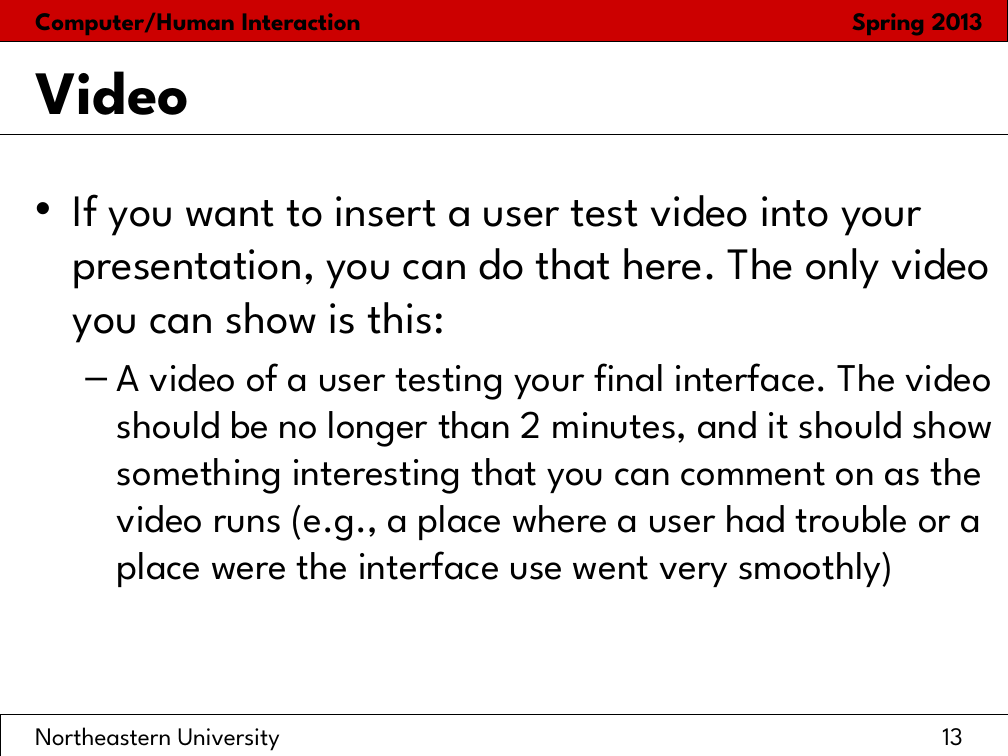
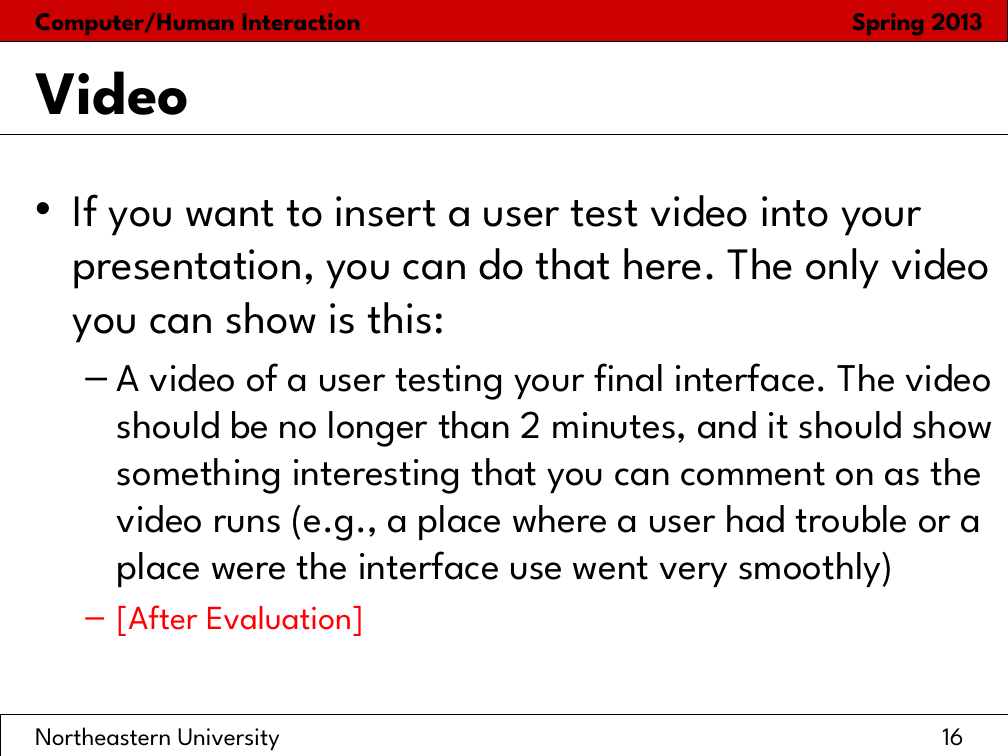
Before and after one commit to hci2014/sandbox, a slide deck: slide 16 of FinalPresentationTemplate.ppt (slide 13 before the commit). Drawn at 1008x756 pixels with LibreOffice and Linux fonts; fonts in the diff are those of the drawing. Boxes give left, top, right and bottom in pixels: in the first picture for what was removed or moved away, otherwise in the second. Text is boxed around its words. In the diff, an @@ line names an element or a change of style, - is before the commit and + after.

```diff
--- a/FinalPresentationTemplate.ppt
+++ b/FinalPresentationTemplate.ppt
@@ text at box(117, 605, 363, 636): paragraph added @@
+  – [After Evaluation]
@@ page number at box(35, 727, 963, 751): text changed @@
-Northeastern University 13
+Northeastern University 16
```
Also in this commit, not shown: 5 other slides changed, 7 slides added, 2 slides removed.
